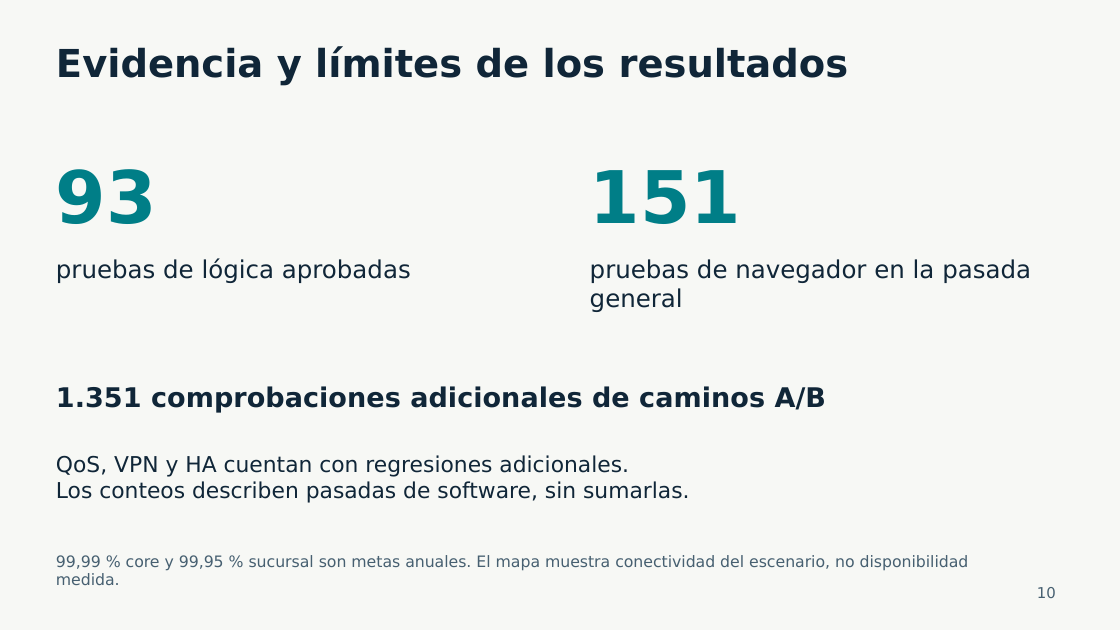
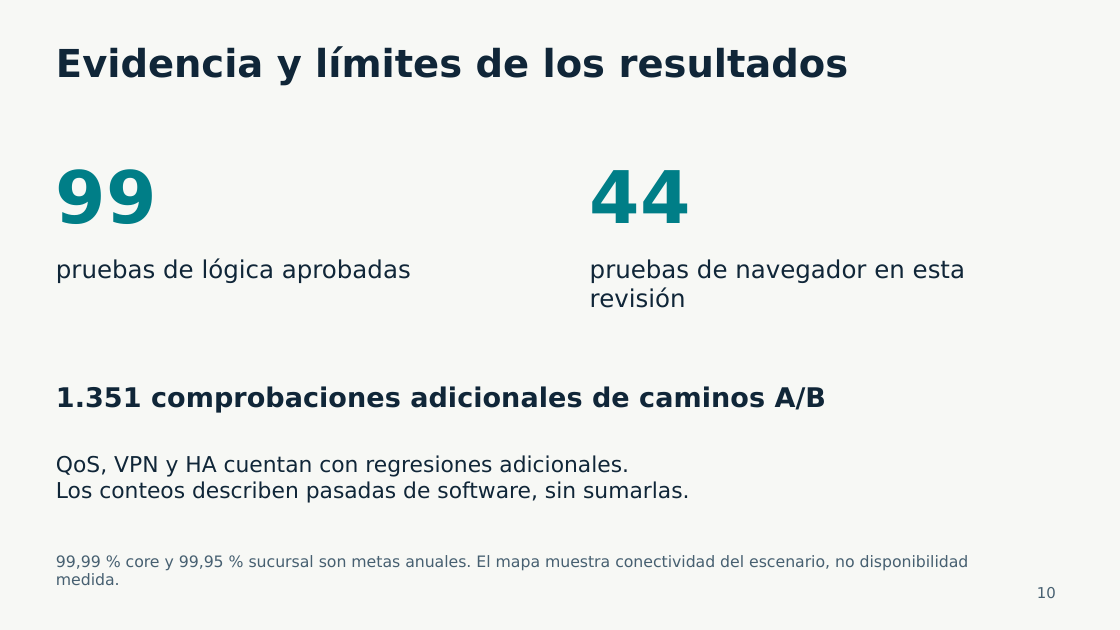
Before and after one commit to hu-herrera/financiera-pacifico-entrega-docente, a slide deck: slide 10 of Presentacion/Avance_Financiera_Pacifico_30_oct_2026.pptx. Drawn at 1120x630 pixels with LibreOffice and Linux fonts; fonts in the diff are those of the drawing. Boxes give left, top, right and bottom in pixels: in the first picture for what was removed or moved away, otherwise in the second. Text is boxed around its words. In the diff, an @@ line names an element or a change of style, - is before the commit and + after.

Commit message:
Completar cuatro accesos WAN en todas las sedes, incluida Casa Matriz
E6 conserva conectividad móvil y la presentación muestra respaldos sucesivos hasta WOM. WAN-3 concilia interfaces, túneles, inventario y presupuesto. Validación: 99 pruebas Node, 44 de navegador y 9.900 combinaciones del modelo.

```diff
--- a/Presentacion/Avance_Financiera_Pacifico_30_oct_2026.pptx
+++ b/Presentacion/Avance_Financiera_Pacifico_30_oct_2026.pptx
@@ text at (56, 169, 157, 224): text changed @@
-93
+99
@@ text at (590, 170, 691, 223): text changed @@
-151
+44
@@ text at (590, 259, 965, 308): text changed @@
-pruebas de navegador en la pasada general
+pruebas de navegador en esta revisión
```
Also in this commit, not shown: 2 other slides changed, 17 other files.
